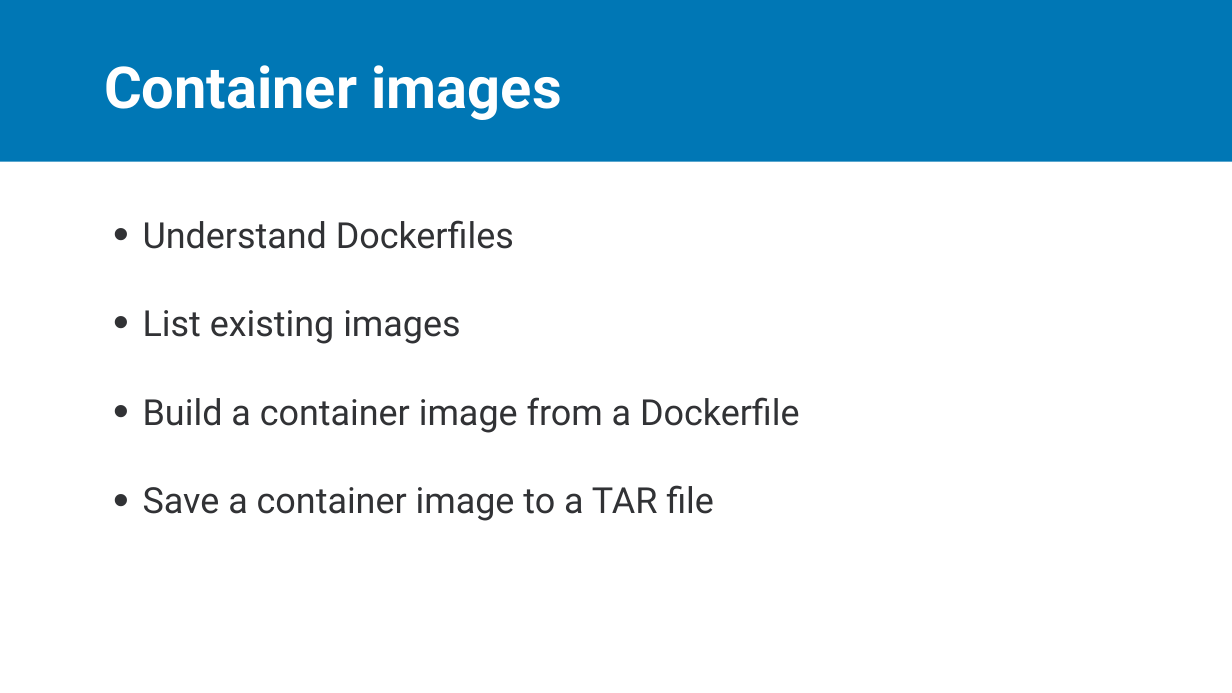
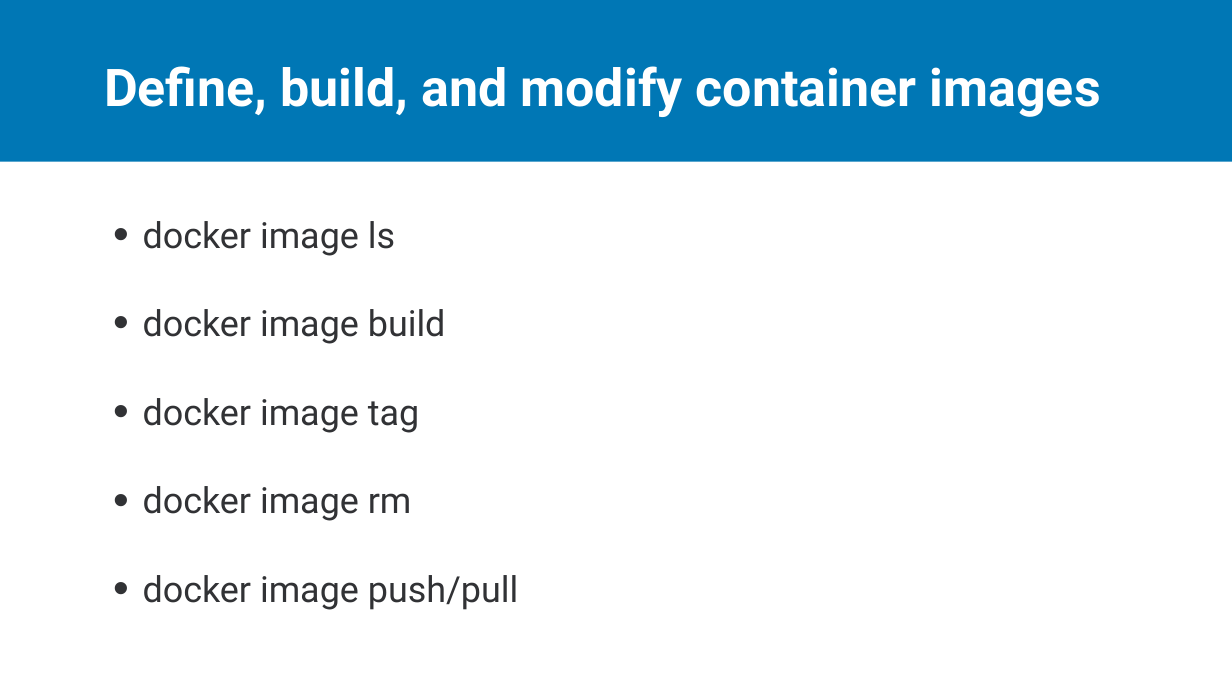
Before and after one commit to rdiazconcha/ckad-exam-prep, a slide deck: slide 2 of chapter-01/01-containerimages/01_01_containerimages.pptx. Drawn at 1232x693 pixels with LibreOffice and Linux fonts; fonts in the diff are those of the drawing. Boxes give left, top, right and bottom in pixels: in the first picture for what was removed or moved away, otherwise in the second. Text is boxed around its words. In the diff, an @@ line names an element or a change of style, - is before the commit and + after.

```diff
--- a/chapter-01/01-containerimages/01_01_containerimages.pptx
+++ b/chapter-01/01-containerimages/01_01_containerimages.pptx
@@ title at [104,66,1101,117]: text changed; size 45 to 40.5 pt @@
-Container images
+Define, build, and modify container images
@@ text at [143,221,518,610]: text changed @@
-• Understand Dockerfiles
-• List existing images
-• Build a container image from a Dockerfile
-• Save a container image to a TAR file
+• docker image ls
+• docker image build
+• docker image tag
+• docker image rm
+• docker image push/pull
```
Also in this commit, not shown: 2 other slides changed, 3 other files.
